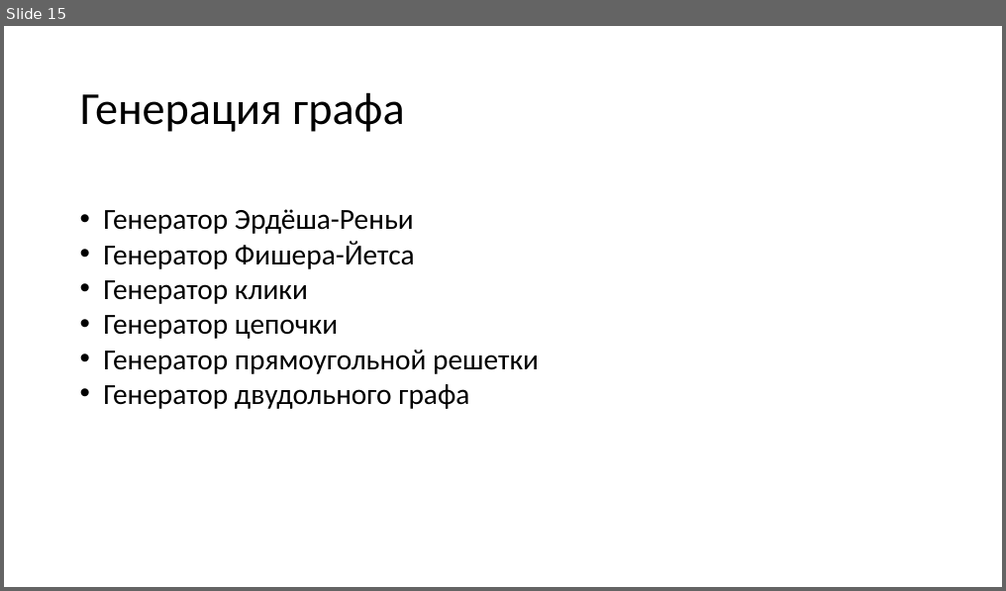
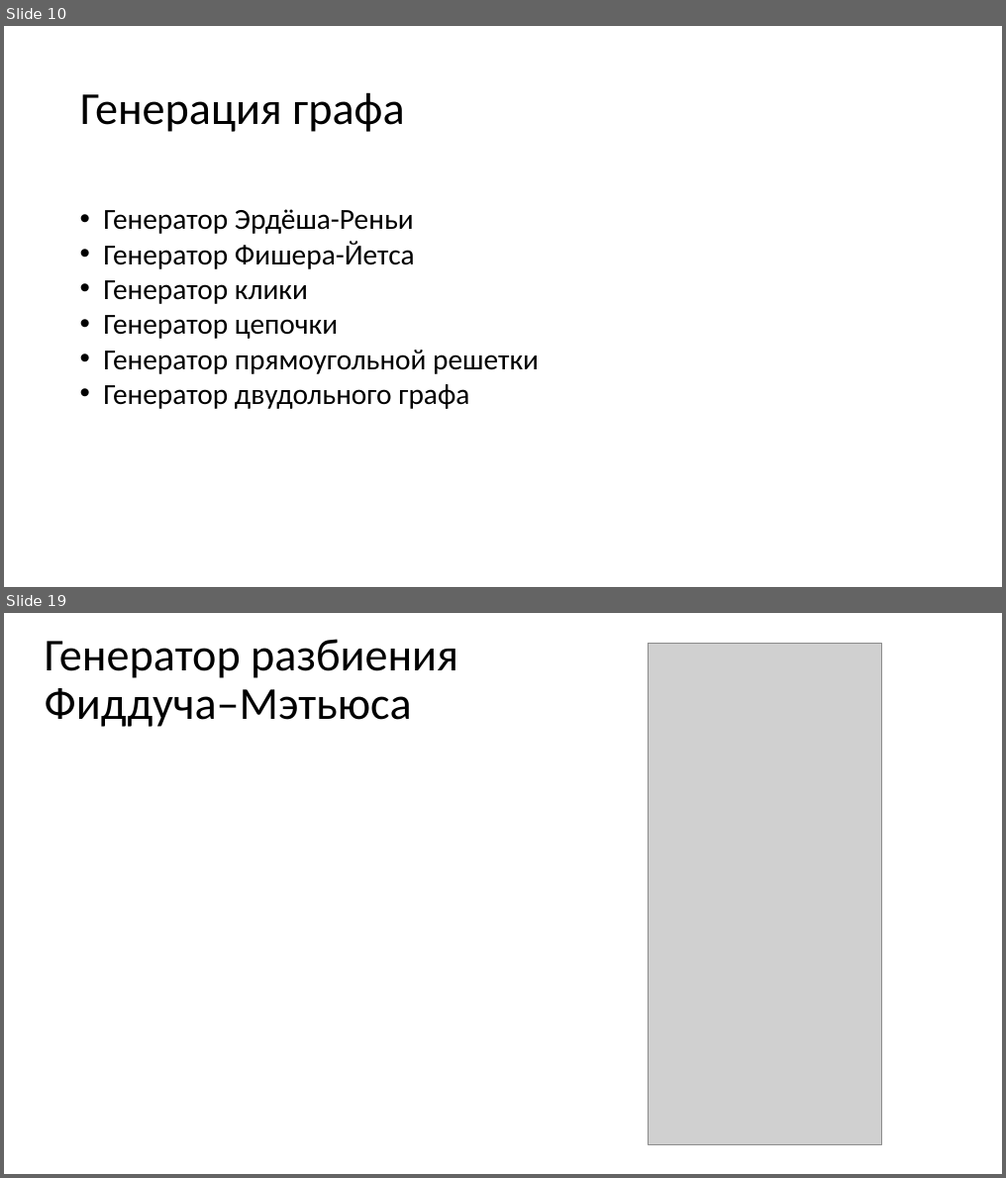
Before and after one commit to Sergho/circuits, a slide deck: presentation/presentation.pptx. Shown one above the other, each under a label of ours: slide 15 before the commit, slides 10 and 19 after it; the slides between them are not shown. The pictures are 1006x591 and 1006x1178 pixels, drawn with LibreOffice and Linux fonts; fonts in the diff are those of the drawing; grey boxes stand for pictures. Boxes give left, top, right and bottom in pixels: in the first picture for what was removed or moved away, otherwise in the second. Text is boxed around its words. In the diff, an @@ line names an element or a change of style, - is before the commit and + after.

```diff
--- a/presentation/presentation.pptx
+++ b/presentation/presentation.pptx
@@ slide 19 added at (4,613,1002,1174), background #FFFFFF @@
@@ title added at (45,639,458,727), 44 pt, text #000000 @@
+Генератор разбиения
+Фиддуча–Мэтьюса
@@ picture added at (648,643,882,1146) @@
@@ what was slide 15 is now slide 10 @@
```
Also in this commit, not shown: 7 slides changed, 9 other slides added, 2 slides removed.
